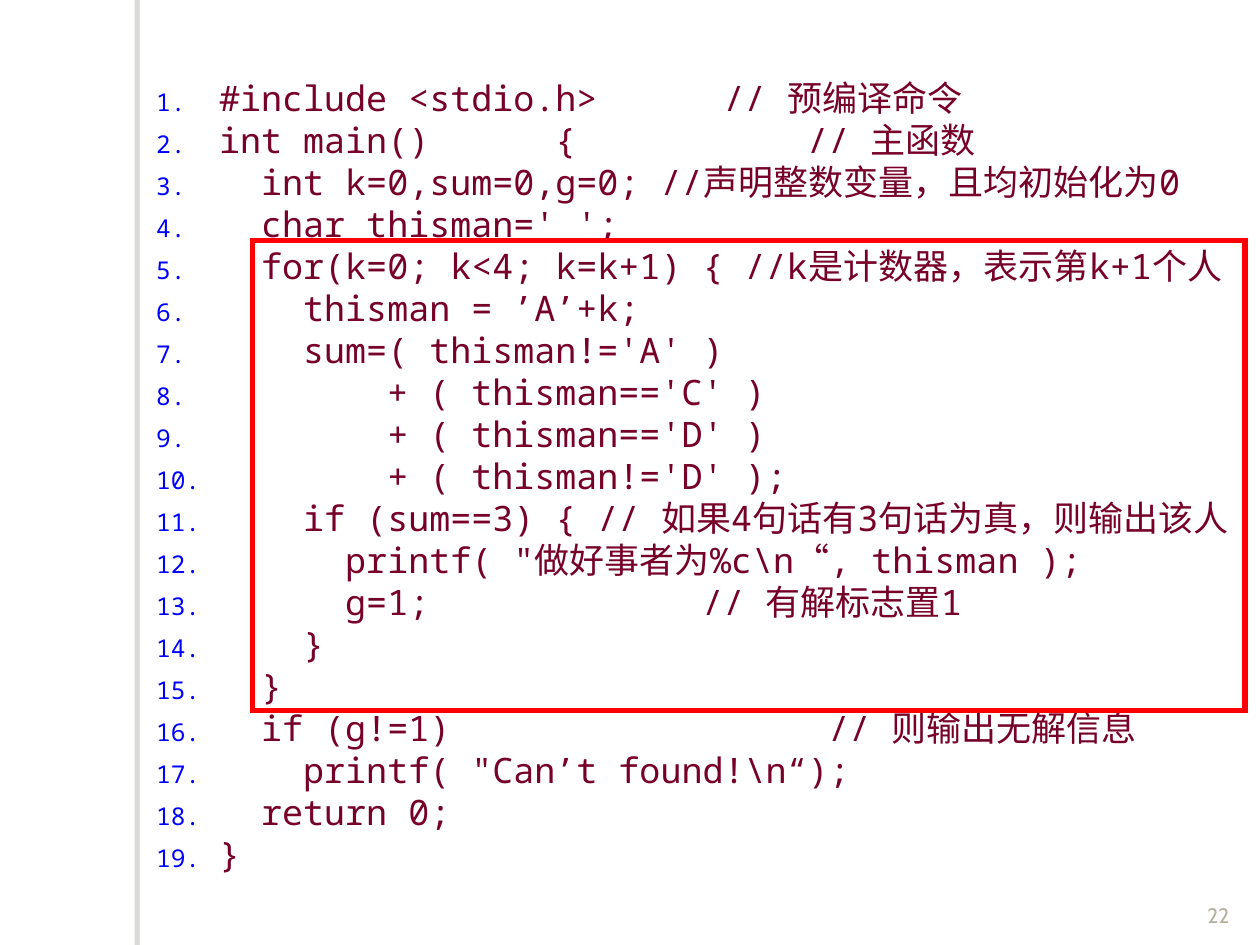
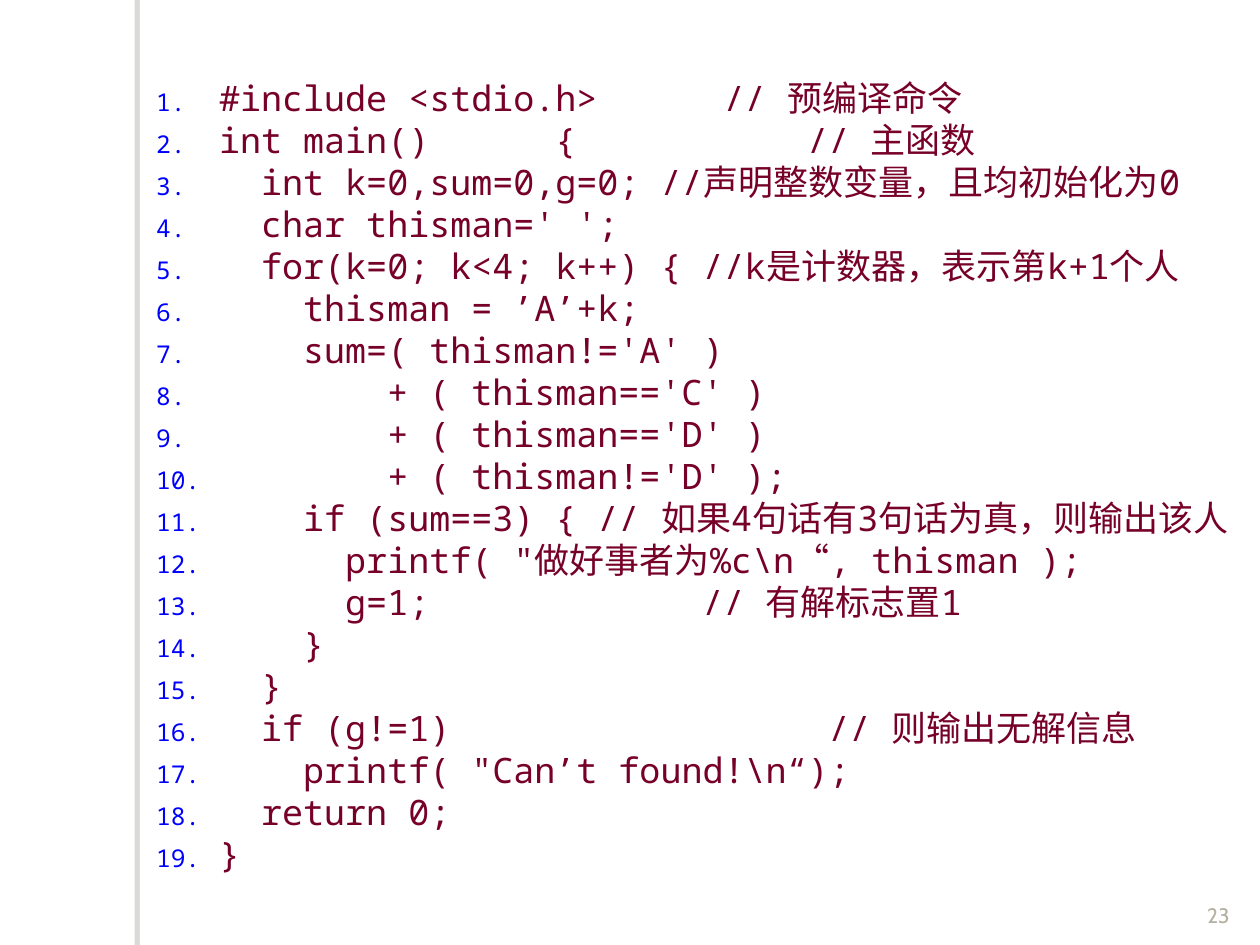
Before and after one commit to fanju1984/introduction-to-programming, a slide deck: slide 23 of introduction-to-programming/slides/2017/04-Control-Statement-1.ppt (slide 22 before the commit). Drawn at 1260x945 pixels with LibreOffice and Linux fonts; fonts in the diff are those of the drawing; background and template pictures are left out. Boxes give left, top, right and bottom in pixels: in the first picture for what was removed or moved away, otherwise in the second. Text is boxed around its words. In the diff, an @@ line names an element or a change of style, - is before the commit and + after.

```diff
--- a/introduction-to-programming/slides/2017/04-Control-Statement-1.ppt
+++ b/introduction-to-programming/slides/2017/04-Control-Statement-1.ppt
@@ rectangle removed at <box>253,241,1245,711</box> @@
@@ text at <box>261,249,1180,285</box>: text changed @@
-5. for(k=0; k<4; k=k+1) { //k是计数器，表示第k+1个人
+5. for(k=0; k<4; k++) { //k是计数器，表示第k+1个人
@@ page number at <box>1207,908,1229,923</box>: text changed @@
-22
+23
```
Also in this commit, not shown: 17 other slides changed, 6 slides added, 5 slides removed, 1 other file.
